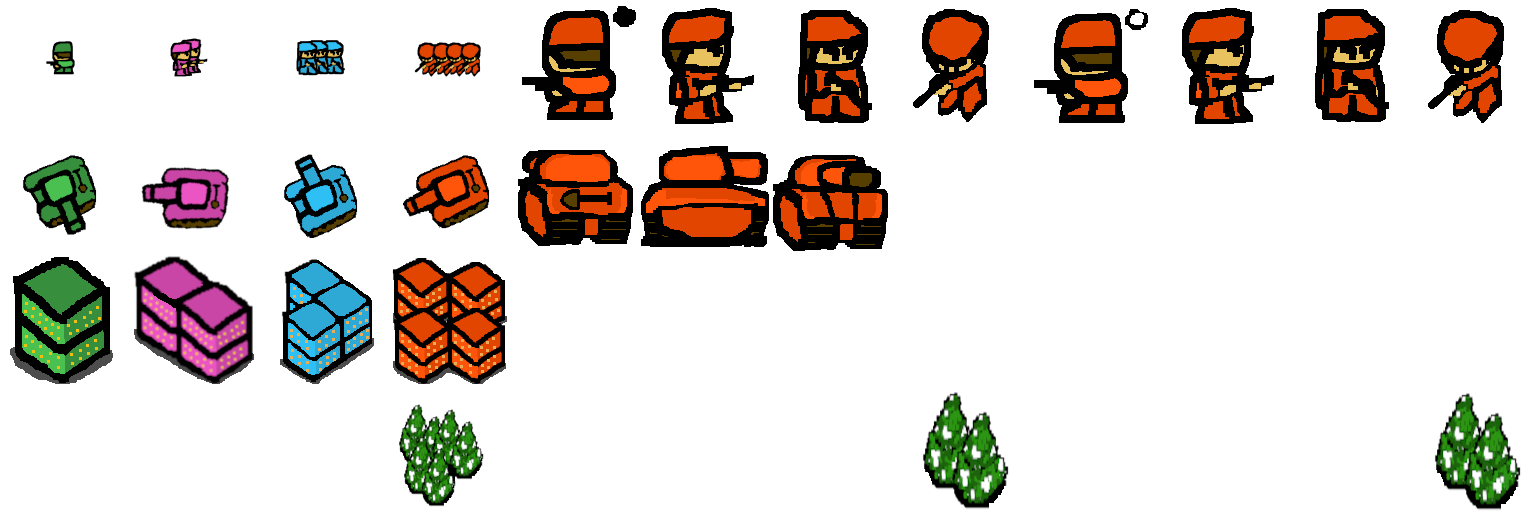
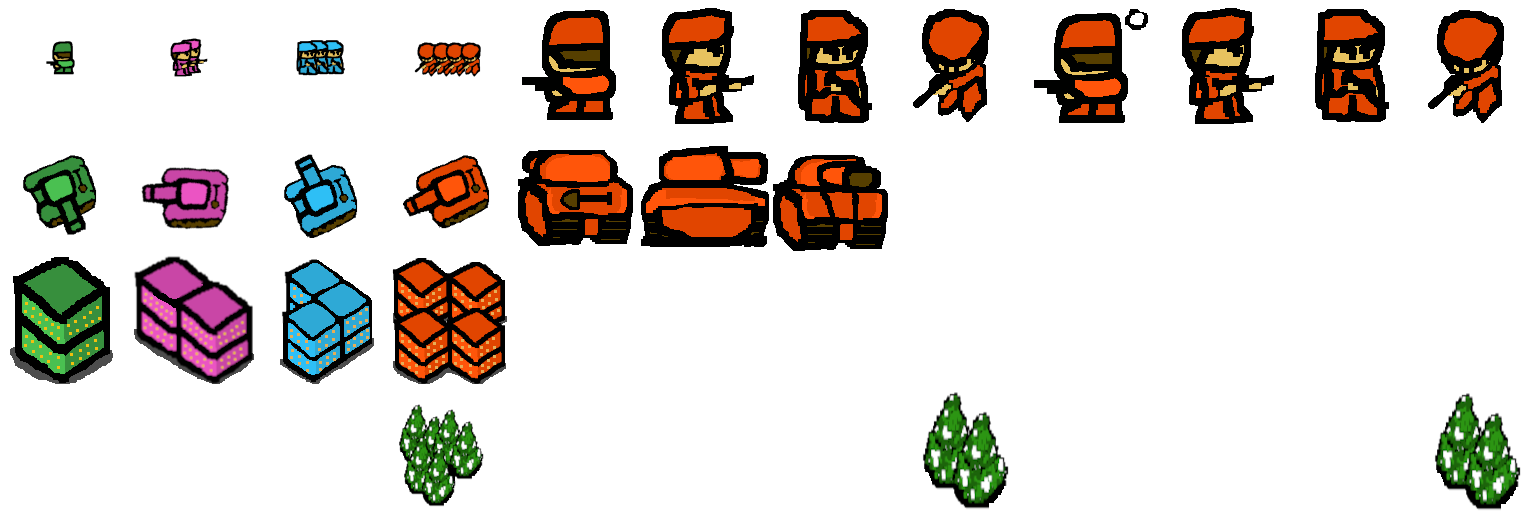
Layers edited between the first and the second 1536×512 image:
painted on "pixel 1-1 copy" over [613, 6, 636, 27]
